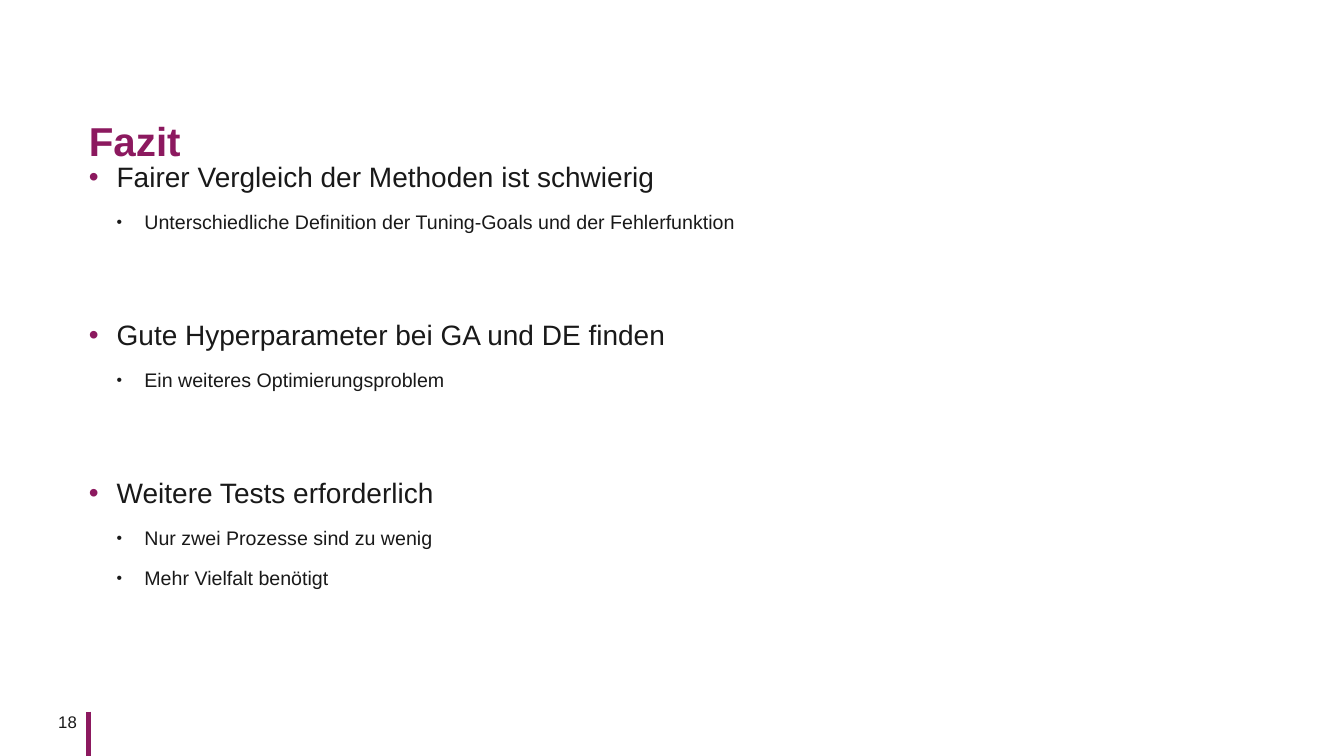
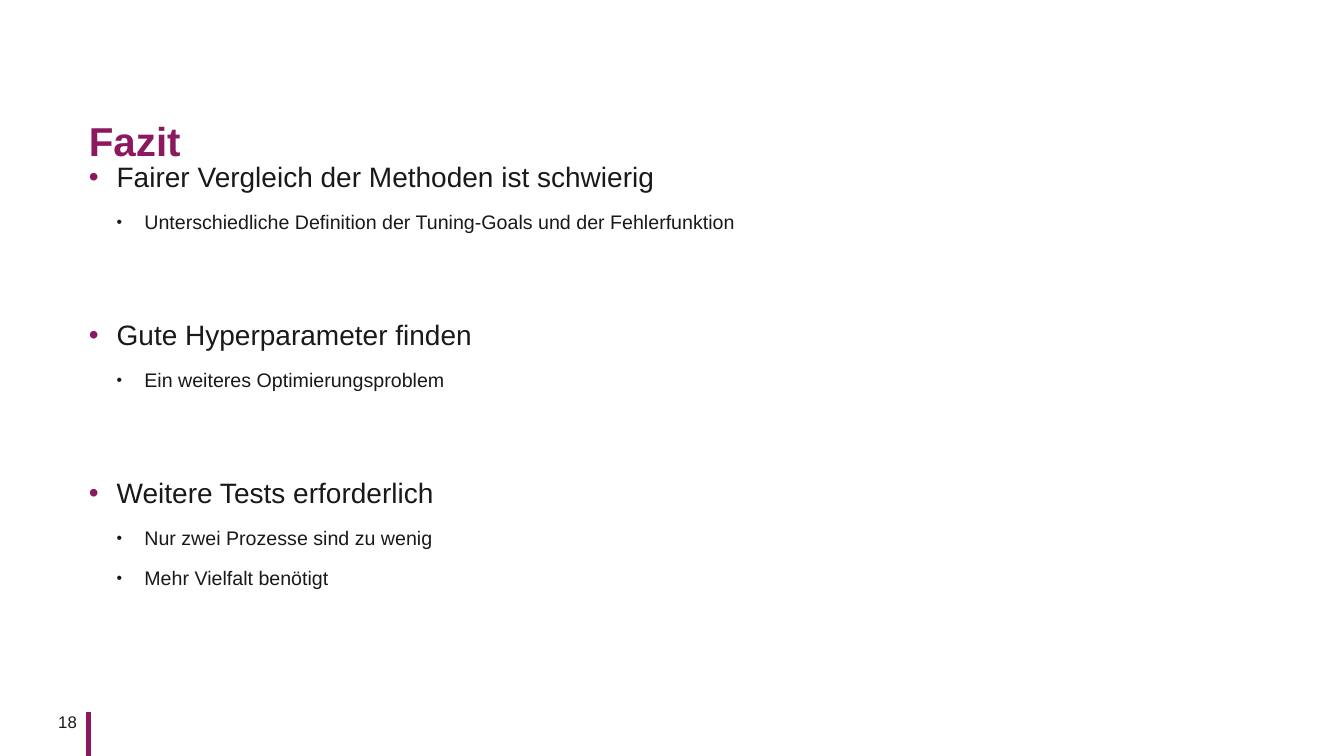
Before and after one commit to KROIA/Automatische_Reglersynthese, a slide deck: slide 18 of Präsentation/Präsentation.pptx. Drawn at 1344x756 pixels with LibreOffice and Linux fonts; fonts in the diff are those of the drawing; background and template pictures are left out. Boxes give left, top, right and bottom in pixels: in the first picture for what was removed or moved away, otherwise in the second. Text is boxed around its words. In the diff, an @@ line names an element or a change of style, - is before the commit and + after.

```diff
--- a/Präsentation/Präsentation.pptx
+++ b/Präsentation/Präsentation.pptx
@@ text at (117,324,471,350): text changed @@
-• Gute Hyperparameter bei GA und DE finden
+• Gute Hyperparameter finden
```
Also in this commit, not shown: 4 other slides changed, 1 slide added.
